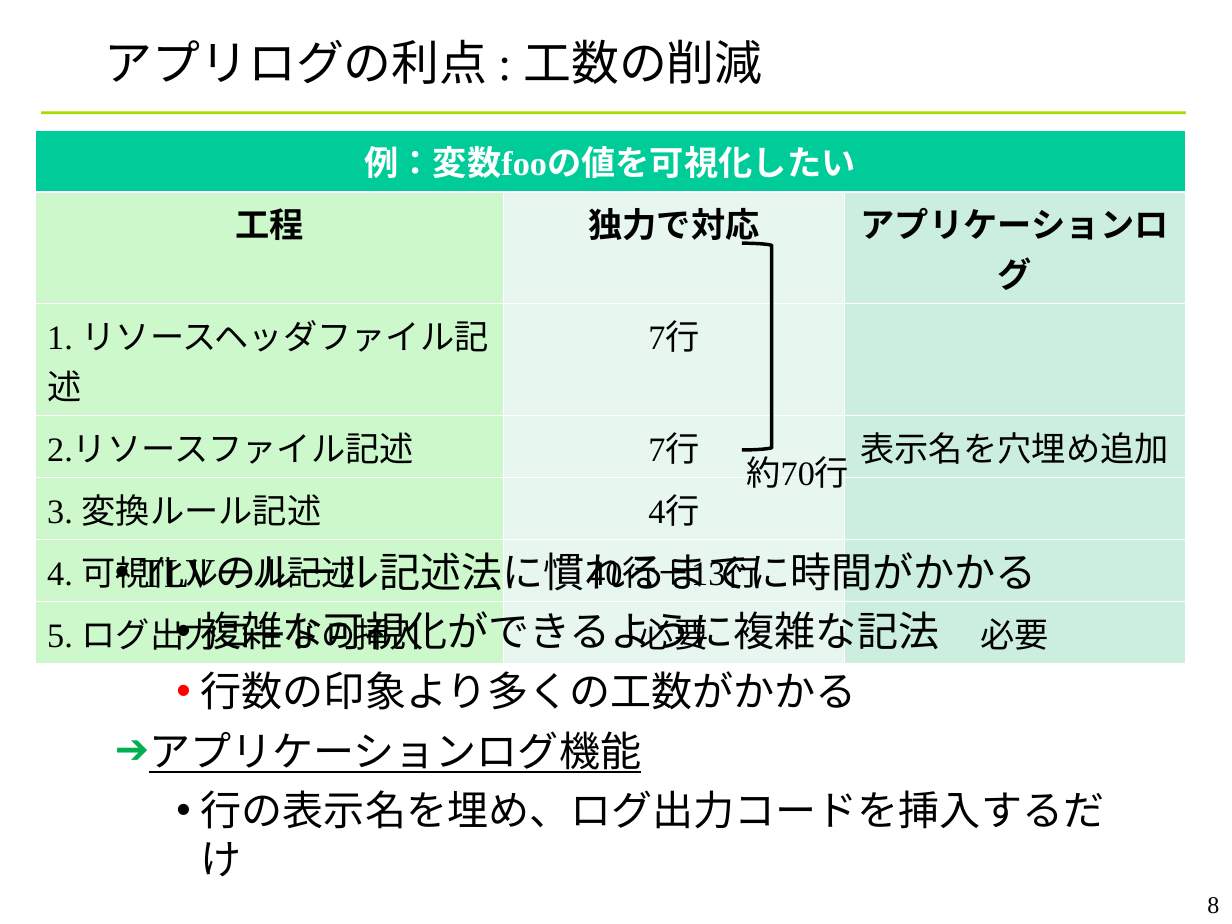
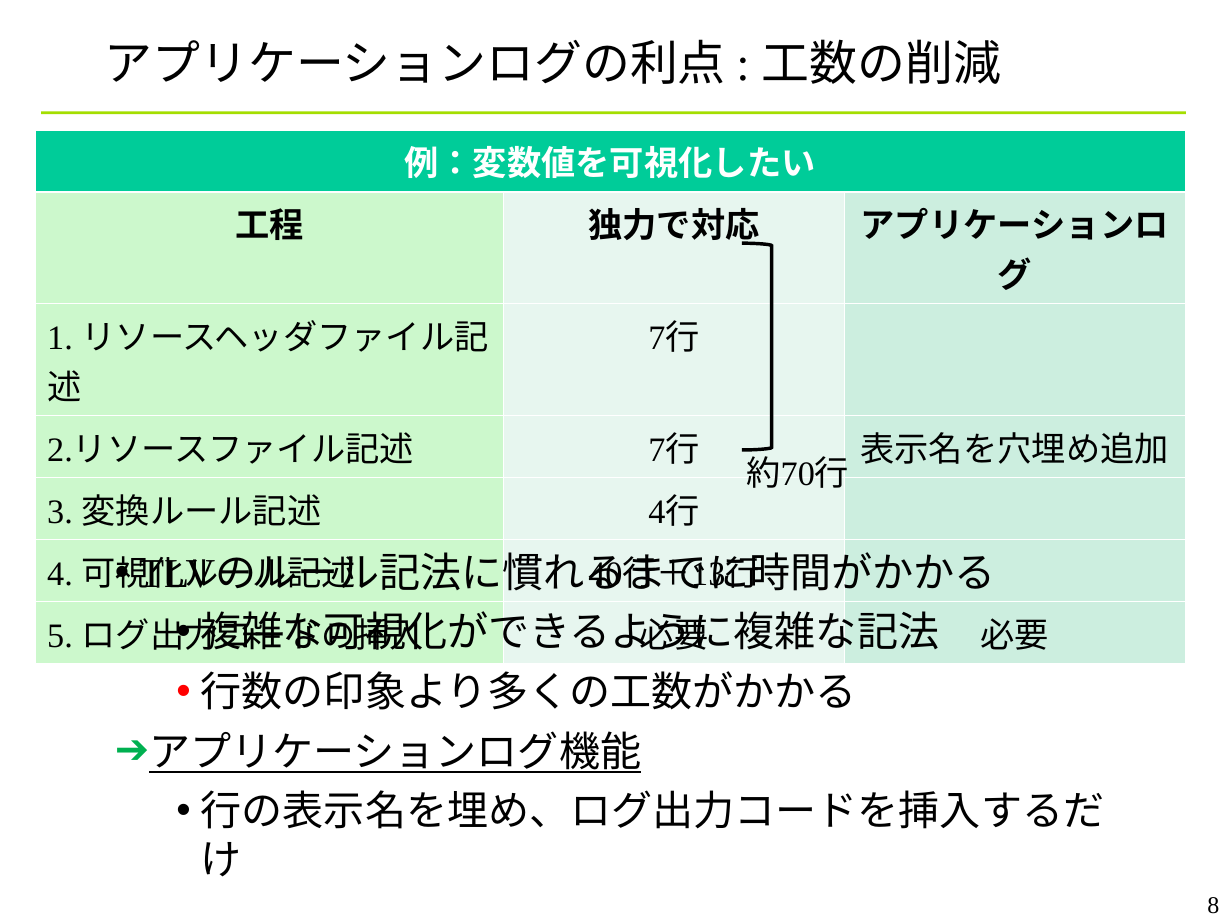
Before and after one commit to YixiaoLi/tlv4mc, a slide deck: slide 8 of doc/phase4/joho_koukankai/ojl-2nd-comm-yanagi.ppt. Drawn at 1232x924 pixels with LibreOffice and Linux fonts; fonts in the diff are those of the drawing; background and template pictures are left out. Boxes give left, top, right and bottom in pixels: in the first picture for what was removed or moved away, otherwise in the second. Text is boxed around its words. In the diff, an @@ line names an element or a change of style, - is before the commit and + after.

```diff
--- a/doc/phase4/joho_koukankai/ojl-2nd-comm-yanagi.ppt
+++ b/doc/phase4/joho_koukankai/ojl-2nd-comm-yanagi.ppt
@@ title at (105,39,1001,84): text changed @@
-アプリログの利点 : 工数の削減
+アプリケーションログの利点 : 工数の削減
@@ table at (34,129,1184,654) @@
-row 1, column 1: 例：変数fooの値を可視化したい
+row 1, column 1: 例：変数値を可視化したい
@@ text at (139,555,995,595): text changed @@
-• TLVのルール記述法に慣れるまでに時間がかかる
+• TLVのルール記法に慣れるまでに時間がかかる
```
Also in this commit, not shown: 7 other slides changed.
